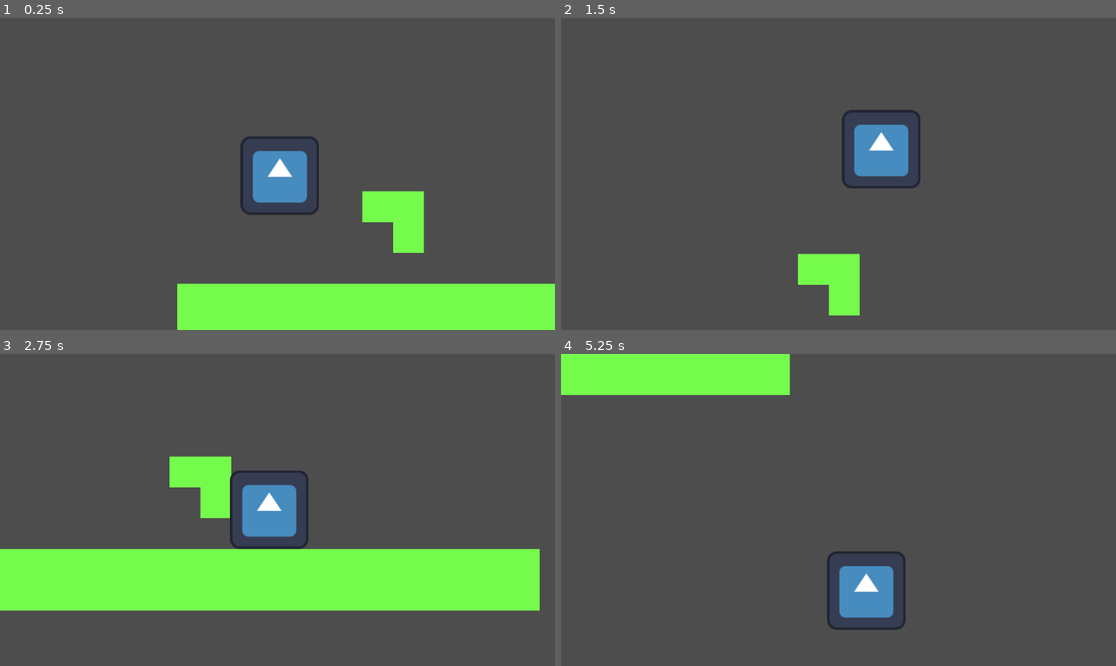
Above: before the commit, frames 1-4 (two rows, left to right).
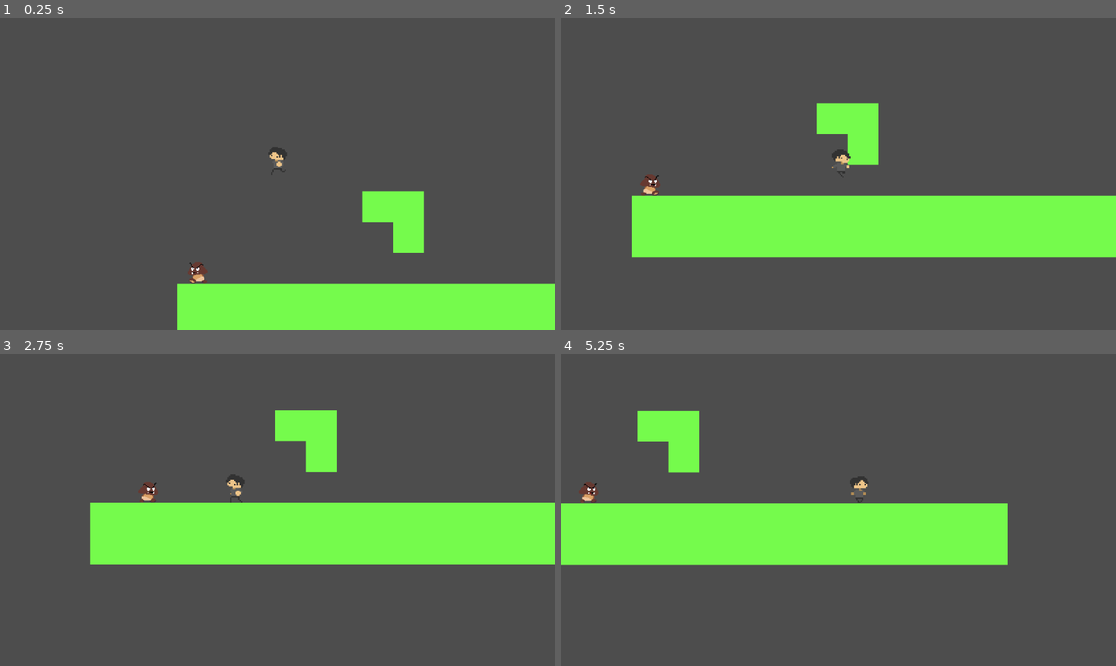
Above: after the commit, the same moments.

Repository: pneg/daydream
Game: Godot game, scene res://scenes/main.tscn
Same seed, same stepped clock (60 frames per second), same inputs: the game is played once before the commit and once after it. The engine's default icon, where the game draws it, is replaced by a stand-in: a white triangle on a blue panel in a dark square.
Inputs:
- Up to frame 1 (0.25 s): no input
- Up to frame 2 (1.5 s): hold Right (right) from 0.53 s (still down); tap Up (jump) at 0.77 s
- Up to frame 3 (2.75 s): tap Up (jump) at 1.52 s; release Right (right) at 2.03 s; hold Left (left) from 2.03 s (still down)
- Up to frame 4 (5.25 s): release Left (left) at 2.78 s; hold Right (right) 2.78-4.28 s; tap Up (jump) at 3.02, 3.77, 4.52 s; hold Left (left) 4.28-5.03 s; hold Right (right) from 5.03 s (still down)

The runs differ from the first frame. In frame 1, 2.3% of the frame differs, in the area x 33-58%, y 37-86%; in frame 2, 22%; in frame 3, 32%, in the area x 0-100%, y 18-83%; in frame 4, 25%.

Commit message:
Add player and goomba enemy

Diff:
--- a/project.godot
+++ b/project.godot
@@ -34,6 +34,13 @@
 ]
 }
 
+[layer_names]
+
+2d_physics/layer_1="Player"
+2d_physics/layer_2="Enemy"
+2d_physics/layer_3="Environment"
+
 [rendering]
 
+textures/canvas_textures/default_texture_filter=0
 renderer/rendering_method="mobile"
--- /dev/null
+++ b/scenes/goomba.tscn
@@ -0,0 +1,67 @@
+[gd_scene load_steps=9 format=3 uid="uid://gms47lopsxse"]
+
+[ext_resource type="Texture2D" uid="uid://b8fnr5t52su2p" path="res://assets/enemies/goomba.png" id="1_21hcc"]
+[ext_resource type="Script" uid="uid://bb7sk6ew1ukvd" path="res://scripts/goomba.gd" id="1_s1jgw"]
+
+[sub_resource type="AtlasTexture" id="AtlasTexture_s1jgw"]
+atlas = ExtResource("1_21hcc")
+region = Rect2(0, 0, 32, 32)
+
+[sub_resource type="AtlasTexture" id="AtlasTexture_fgpj4"]
+atlas = ExtResource("1_21hcc")
+region = Rect2(32, 0, 32, 32)
+
+[sub_resource type="AtlasTexture" id="AtlasTexture_l0j8n"]
+atlas = ExtResource("1_21hcc")
+region = Rect2(64, 0, 32, 32)
+
+[sub_resource type="SpriteFrames" id="SpriteFrames_5lml2"]
+animations = [{
+"frames": [{
+"duration": 1.0,
+"texture": SubResource("AtlasTexture_s1jgw")
+}, {
+"duration": 1.0,
+"texture": SubResource("AtlasTexture_fgpj4")
+}, {
+"duration": 1.0,
+"texture": SubResource("AtlasTexture_l0j8n")
+}],
+"loop": true,
+"name": &"walk",
+"speed": 5.0
+}]
+
+[sub_resource type="RectangleShape2D" id="RectangleShape2D_21hcc"]
+size = Vector2(24.75, 37.75)
+
+[sub_resource type="RectangleShape2D" id="RectangleShape2D_s1jgw"]
+size = Vector2(20, 4)
+
+[node name="Goomba" type="CharacterBody2D"]
+collision_layer = 0
+script = ExtResource("1_s1jgw")
+
+[node name="AnimatedSprite2D" type="AnimatedSprite2D" parent="."]
+position = Vector2(0.9999995, -23.000002)
+scale = Vector2(1.375, 1.375)
+sprite_frames = SubResource("SpriteFrames_5lml2")
+animation = &"walk"
+frame_progress = 0.430893
+
+[node name="CollisionShape2D" type="CollisionShape2D" parent="."]
+position = Vector2(-0.375, -19.125)
+shape = SubResource("RectangleShape2D_21hcc")
+
+[node name="RayCast2D" type="RayCast2D" parent="."]
+position = Vector2(0, -27)
+
+[node name="killzone" type="Area2D" parent="."]
+collision_layer = 0
+
+[node name="CollisionShape2D" type="CollisionShape2D" parent="killzone"]
+position = Vector2(0, -42)
+shape = SubResource("RectangleShape2D_s1jgw")
+one_way_collision_margin = 10.1
+
+[connection signal="body_entered" from="killzone" to="." method="_on_killzone_body_entered"]
--- a/scenes/main.tscn
+++ b/scenes/main.tscn
@@ -1,7 +1,8 @@
-[gd_scene load_steps=5 format=4 uid="uid://4syamko6i0q"]
+[gd_scene load_steps=6 format=4 uid="uid://4syamko6i0q"]
 
 [ext_resource type="Texture2D" uid="uid://cm2opgj2amdqo" path="res://assets/green.png" id="1_o5qli"]
 [ext_resource type="PackedScene" uid="uid://cvm5028ryhlx8" path="res://scenes/player.tscn" id="2_0wfyh"]
+[ext_resource type="PackedScene" uid="uid://gms47lopsxse" path="res://scenes/goomba.tscn" id="3_sugp2"]
 
 [sub_resource type="TileSetAtlasSource" id="TileSetAtlasSource_272bh"]
 texture = ExtResource("1_o5qli")
@@ -820,3 +821,6 @@
 
 [node name="Player" parent="." instance=ExtResource("2_0wfyh")]
 position = Vector2(280, 344)
+
+[node name="Goomba" parent="." instance=ExtResource("3_sugp2")]
+position = Vector2(125, 578)
--- a/scenes/player.tscn
+++ b/scenes/player.tscn
@@ -1,22 +1,126 @@
-[gd_scene load_steps=4 format=3 uid="uid://cvm5028ryhlx8"]
+[gd_scene load_steps=18 format=3 uid="uid://cvm5028ryhlx8"]
 
 [ext_resource type="Script" uid="uid://d0y7p57jdphiw" path="res://scripts/player.gd" id="1_onrkg"]
-[ext_resource type="Texture2D" uid="uid://b17eymqwraxql" path="res://icon.svg" id="2_i3pqv"]
+[ext_resource type="Texture2D" uid="uid://4cbpmoryba61" path="res://assets/player/WalkLeft.png" id="2_qhqgy"]
+[ext_resource type="Texture2D" uid="uid://cn60kvcqm3ee4" path="res://assets/player/WalkRight.png" id="3_dqkch"]
+
+[sub_resource type="AtlasTexture" id="AtlasTexture_qlg0r"]
+atlas = ExtResource("2_qhqgy")
+region = Rect2(0, 0, 25, 30)
+
+[sub_resource type="AtlasTexture" id="AtlasTexture_tuyoq"]
+atlas = ExtResource("2_qhqgy")
+region = Rect2(25, 0, 25, 30)
+
+[sub_resource type="AtlasTexture" id="AtlasTexture_fjrip"]
+atlas = ExtResource("2_qhqgy")
+region = Rect2(50, 0, 25, 30)
+
+[sub_resource type="AtlasTexture" id="AtlasTexture_smehm"]
+atlas = ExtResource("2_qhqgy")
+region = Rect2(0, 30, 25, 30)
+
+[sub_resource type="AtlasTexture" id="AtlasTexture_ur7pv"]
+atlas = ExtResource("2_qhqgy")
+region = Rect2(25, 30, 25, 30)
+
+[sub_resource type="AtlasTexture" id="AtlasTexture_y4r1p"]
+atlas = ExtResource("2_qhqgy")
+region = Rect2(50, 30, 25, 30)
+
+[sub_resource type="AtlasTexture" id="AtlasTexture_d2wvv"]
+atlas = ExtResource("3_dqkch")
+region = Rect2(0, 0, 25, 30)
+
+[sub_resource type="AtlasTexture" id="AtlasTexture_3v2ag"]
+atlas = ExtResource("3_dqkch")
+region = Rect2(25, 0, 25, 30)
+
+[sub_resource type="AtlasTexture" id="AtlasTexture_jej6c"]
+atlas = ExtResource("3_dqkch")
+region = Rect2(50, 0, 25, 30)
+
+[sub_resource type="AtlasTexture" id="AtlasTexture_f1ej7"]
+atlas = ExtResource("3_dqkch")
+region = Rect2(0, 30, 25, 30)
+
+[sub_resource type="AtlasTexture" id="AtlasTexture_oprun"]
+atlas = ExtResource("3_dqkch")
+region = Rect2(25, 30, 25, 30)
+
+[sub_resource type="AtlasTexture" id="AtlasTexture_a8ls1"]
+atlas = ExtResource("3_dqkch")
+region = Rect2(50, 30, 25, 30)
+
+[sub_resource type="SpriteFrames" id="SpriteFrames_qfm1y"]
+animations = [{
+"frames": [],
+"loop": true,
+"name": &"idle",
+"speed": 5.0
+}, {
+"frames": [{
+"duration": 1.0,
+"texture": SubResource("AtlasTexture_qlg0r")
+}, {
+"duration": 1.0,
+"texture": SubResource("AtlasTexture_tuyoq")
+}, {
+"duration": 1.0,
+"texture": SubResource("AtlasTexture_fjrip")
+}, {
+"duration": 1.0,
+"texture": SubResource("AtlasTexture_smehm")
+}, {
+"duration": 1.0,
+"texture": SubResource("AtlasTexture_ur7pv")
+}, {
+"duration": 1.0,
+"texture": SubResource("AtlasTexture_y4r1p")
+}],
+"loop": true,
+"name": &"walk_left",
+"speed": 10.0
+}, {
+"frames": [{
+"duration": 1.0,
+"texture": SubResource("AtlasTexture_d2wvv")
+}, {
+"duration": 1.0,
+"texture": SubResource("AtlasTexture_3v2ag")
+}, {
+"duration": 1.0,
+"texture": SubResource("AtlasTexture_jej6c")
+}, {
+"duration": 1.0,
+"texture": SubResource("AtlasTexture_f1ej7")
+}, {
+"duration": 1.0,
+"texture": SubResource("AtlasTexture_oprun")
+}, {
+"duration": 1.0,
+"texture": SubResource("AtlasTexture_a8ls1")
+}],
+"loop": true,
+"name": &"walk_right",
+"speed": 10.0
+}]
 
 [sub_resource type="RectangleShape2D" id="RectangleShape2D_hqtel"]
-size = Vector2(156.5, 156)
+size = Vector2(32.5, 46)
 
 [node name="Player" type="CharacterBody2D"]
 slide_on_ceiling = false
 script = ExtResource("1_onrkg")
 
-[node name="Sprite2D" type="Sprite2D" parent="."]
-position = Vector2(2.3841858e-07, -9.536743e-07)
-scale = Vector2(1.2734369, 1.2734369)
-texture = ExtResource("2_i3pqv")
+[node name="AnimatedSprite2D" type="AnimatedSprite2D" parent="."]
+position = Vector2(-2.9999995, -43)
+scale = Vector2(2.7783592, 2.7783592)
+sprite_frames = SubResource("SpriteFrames_qfm1y")
+animation = &"walk_left"
 
 [node name="CollisionShape2D" type="CollisionShape2D" parent="."]
-position = Vector2(-1, 4)
+position = Vector2(-4, -24)
 shape = SubResource("RectangleShape2D_hqtel")
 
 [node name="Camera2D" type="Camera2D" parent="."]
--- /dev/null
+++ b/scripts/goomba.gd
@@ -0,0 +1,32 @@
+extends CharacterBody2D
+
+@onready var animated_sprite: AnimatedSprite2D = $AnimatedSprite2D
+@onready var killzone: Area2D = $killzone
+@onready var goomba: CharacterBody2D = $"."
+
+var GRAVITY = 10
+const SPEED = 65.0
+const JUMP_VELOCITY = -400.0
+
+var is_moving_left = true
+
+
+func _physics_process(delta: float) -> void:
+	detect_turn_around()
+	velocity.x = -SPEED if is_moving_left else SPEED
+	velocity.y += GRAVITY
+
+	# Animation
+	animated_sprite.play("walk")
+
+	move_and_slide()
+
+func detect_turn_around():
+	if not $RayCast2D.is_colliding() and is_on_floor():
+		is_moving_left = !is_moving_left
+		scale.x = -scale.x
+		print("Time to turn around")
+
+
+func _on_killzone_body_entered(body: Node2D) -> void:
+	goomba.queue_free()
--- a/scripts/player.gd
+++ b/scripts/player.gd
@@ -1,8 +1,9 @@
 extends CharacterBody2D
 
+@onready var animated_sprite = $AnimatedSprite2D
 
 const SPEED = 600.0
-const JUMP_VELOCITY = -800.0
+const JUMP_VELOCITY = -400.0
 
 
 func _physics_process(delta: float) -> void:
@@ -22,4 +23,11 @@
 	else:
 		velocity.x = move_toward(velocity.x, 0, SPEED)
 
+	# Animation
+	if direction < 0:
+		animated_sprite.play("walk_left")
+	elif direction > 0:
+		animated_sprite.play("walk_right")
+	else:
+		animated_sprite.stop()
 	move_and_slide()
Binary file added: assets/enemies/goomba.png
Not shown, added: assets/enemies/goomba.png.import
Binary file added: assets/player/WalkLeft.png
Not shown, added: assets/player/WalkLeft.png.import
Binary file added: assets/player/WalkRight.png
Not shown, added: assets/player/WalkRight.png.import
Not shown, added: scripts/goomba.gd.uid
